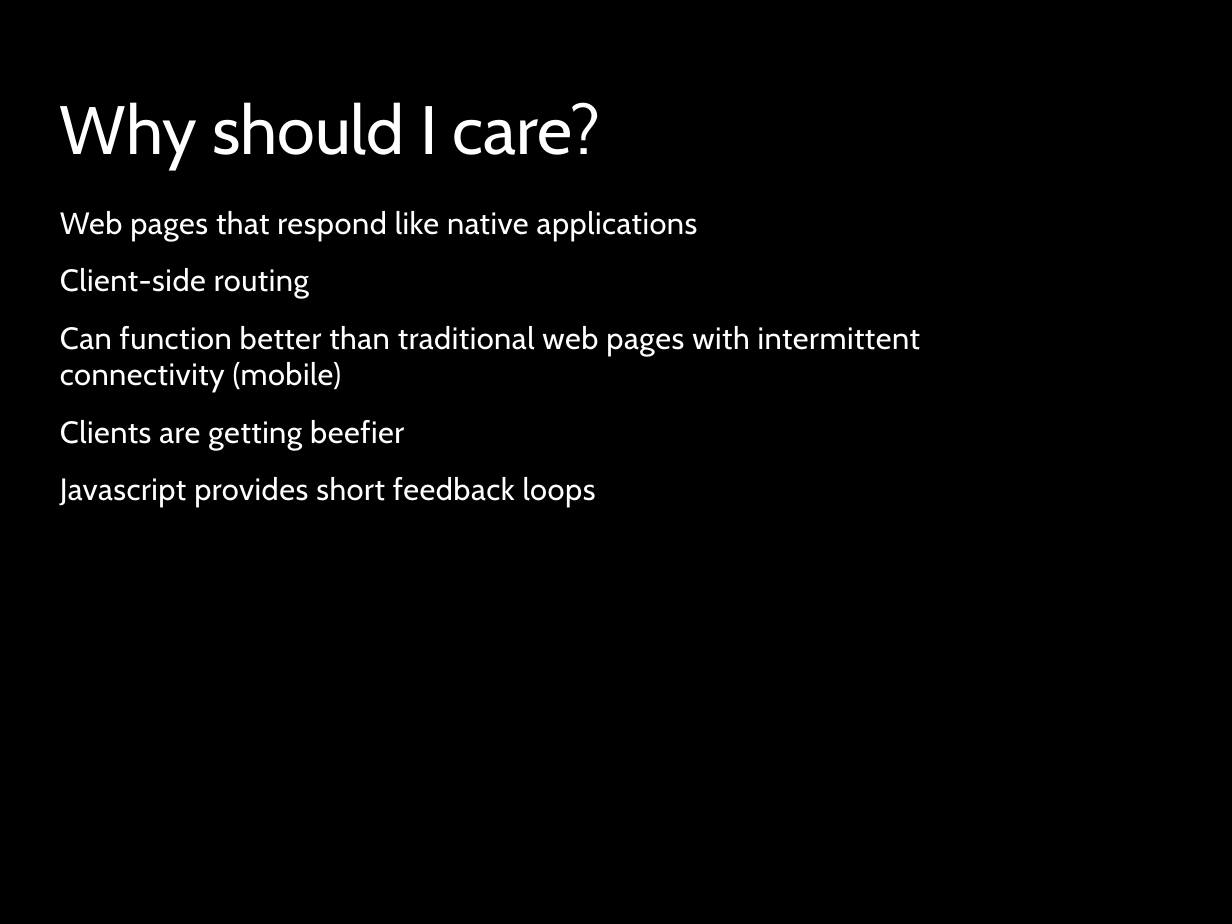
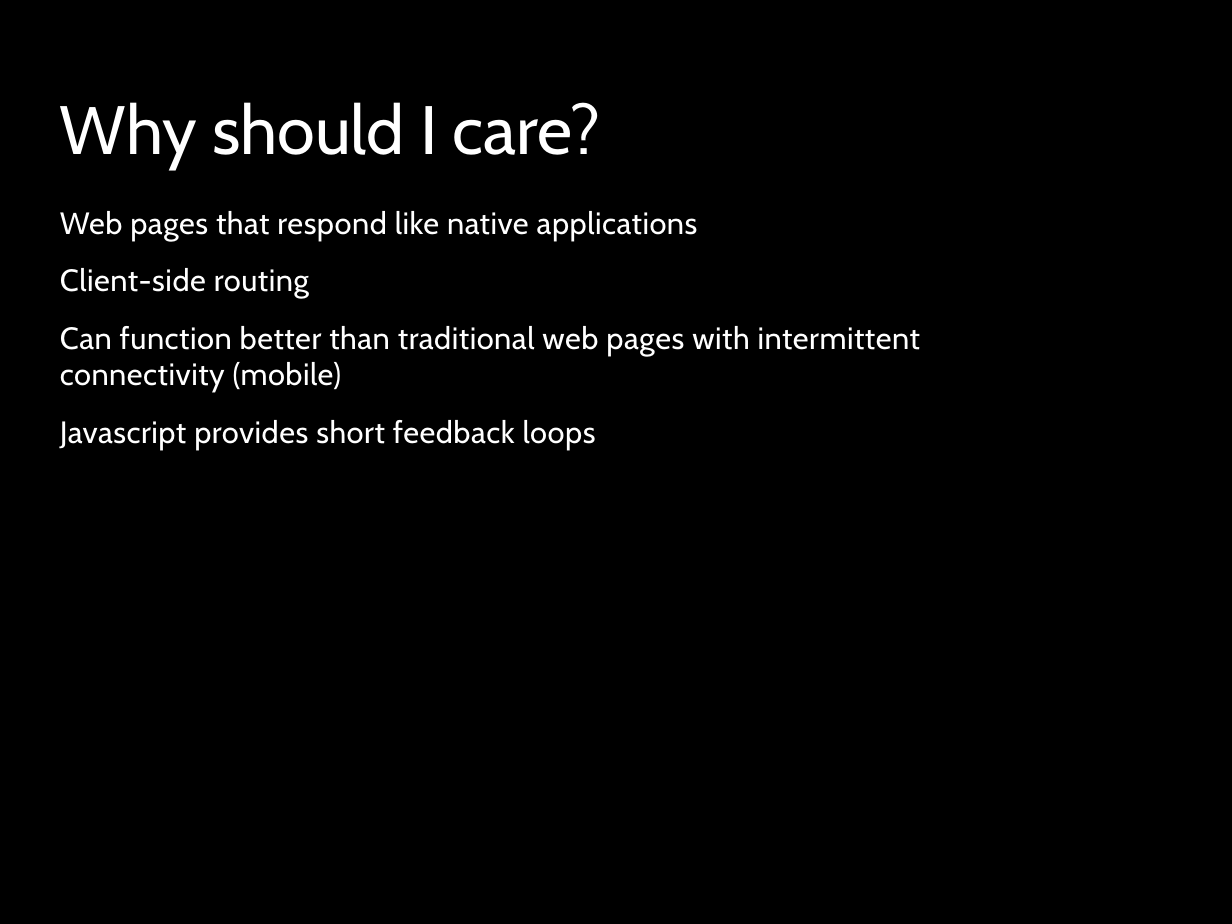
Before and after one commit to kevinkemp/Presentations, a slide deck: slide 5 of angularjs/AngularJS.pptx (slide 4 before the commit). Drawn at 1232x924 pixels with LibreOffice and Linux fonts; fonts in the diff are those of the drawing; background and template pictures are left out. Boxes give left, top, right and bottom in pixels: in the first picture for what was removed or moved away, otherwise in the second. Text is boxed around its words. In the diff, an @@ line names an element or a change of style, - is before the commit and + after.

```diff
--- a/angularjs/AngularJS.pptx
+++ b/angularjs/AngularJS.pptx
@@ text at [60,420,404,450]: paragraph removed @@
-Clients are getting beefier
```
Also in this commit, not shown: 7 other slides changed, 1 slide added.
